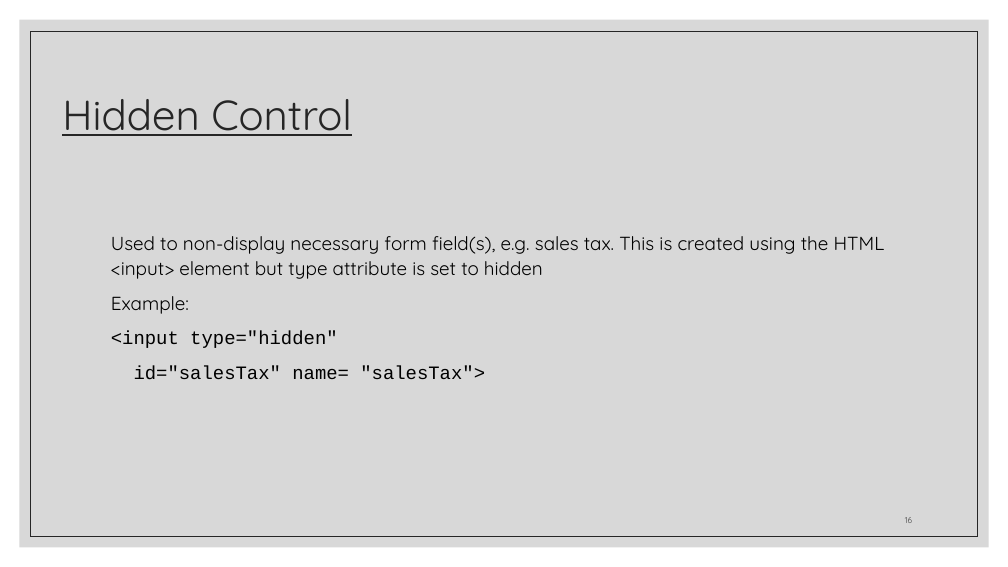
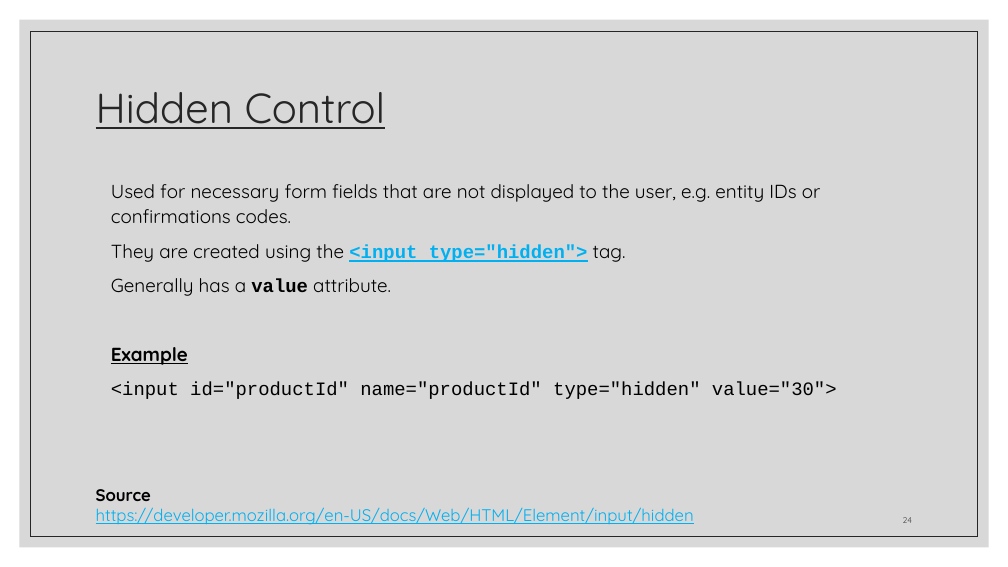
Before and after one commit to zackstotts/base-node-curriculum, a slide deck: slide 24 of unit_00/html_review/02 HTML Forms.pptx (slide 16 before the commit). Drawn at 1008x567 pixels with LibreOffice and Linux fonts; fonts in the diff are those of the drawing. Boxes give left, top, right and bottom in pixels: in the first picture for what was removed or moved away, otherwise in the second. Text is boxed around its words. In the diff, an @@ line names an element or a change of style, - is before the commit and + after.

Commit message:
Working on HTML form slides.

```diff
--- a/unit_00/html_review/02 HTML Forms.pptx
+++ b/unit_00/html_review/02 HTML Forms.pptx
@@ title "Hidden Control": place and size @@
-title "Hidden Control" at <box>62,99,352,136</box>
+title "Hidden Control" at <box>96,92,386,129</box>
@@ text at <box>111,184,837,399</box>: text changed @@
-Used to non-display necessary form field(s), e.g. sales tax. This is created using the HTML <input> element but type attribute is set to hidden
-Example:
-<input type="hidden"
-id="salesTax" name= "salesTax">
+Used for necessary form fields that are not displayed to the user, e.g. entity IDs or confirmations codes.
+They are created using the <input type="hidden"> tag.
+Generally has a value attribute.
+Example
+<input id="productId" name="productId" type="hidden" value="30">
@@ text added at <box>96,489,694,525</box>, 16 pt, text #00B0F0, underline @@
+Source
+https://developer.mozilla.org/en-US/docs/Web/HTML/Element/input/hidden
@@ page number at <box>903,517,912,523</box>: text changed @@
-16
+24
```
Also in this commit, not shown: 18 other slides changed, 17 slides added, 3 slides removed, 1 other file.
